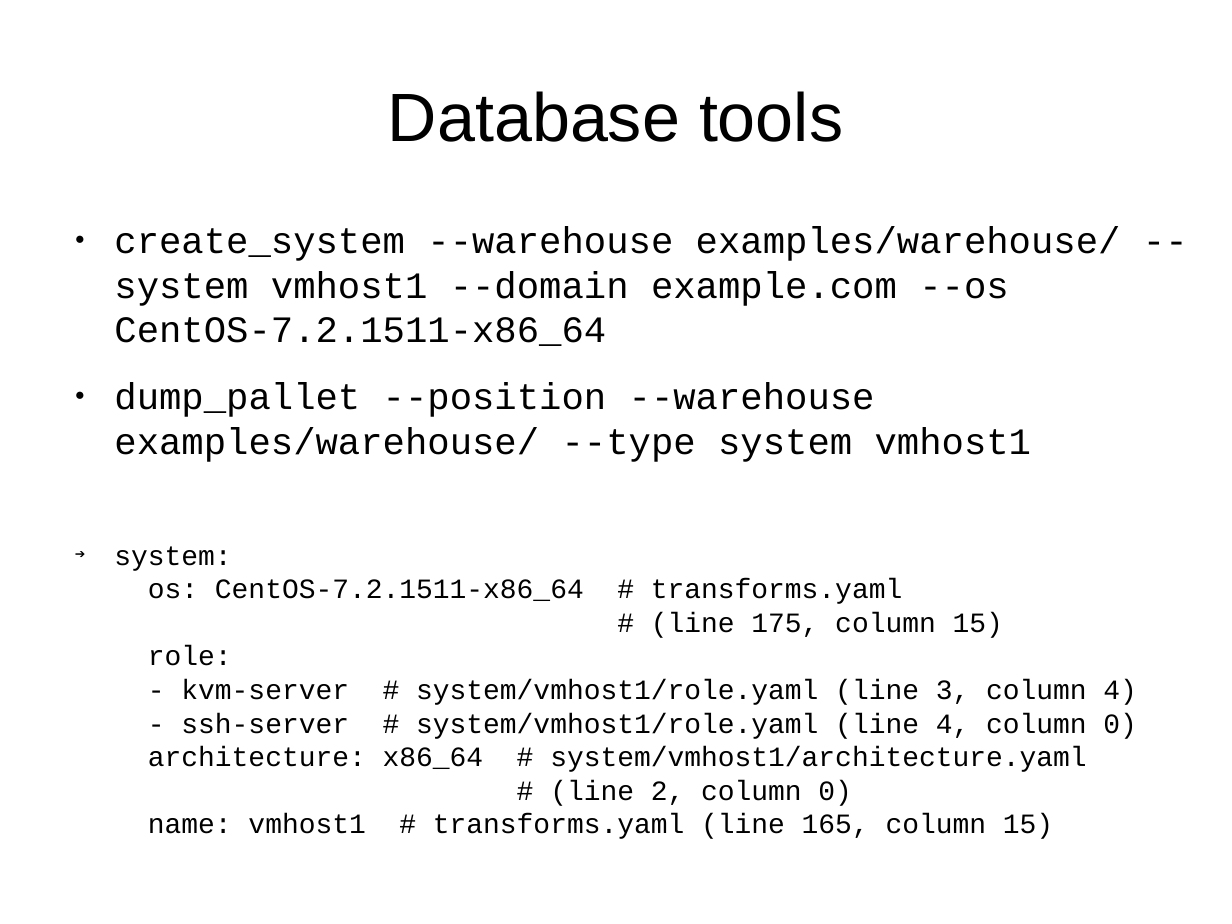
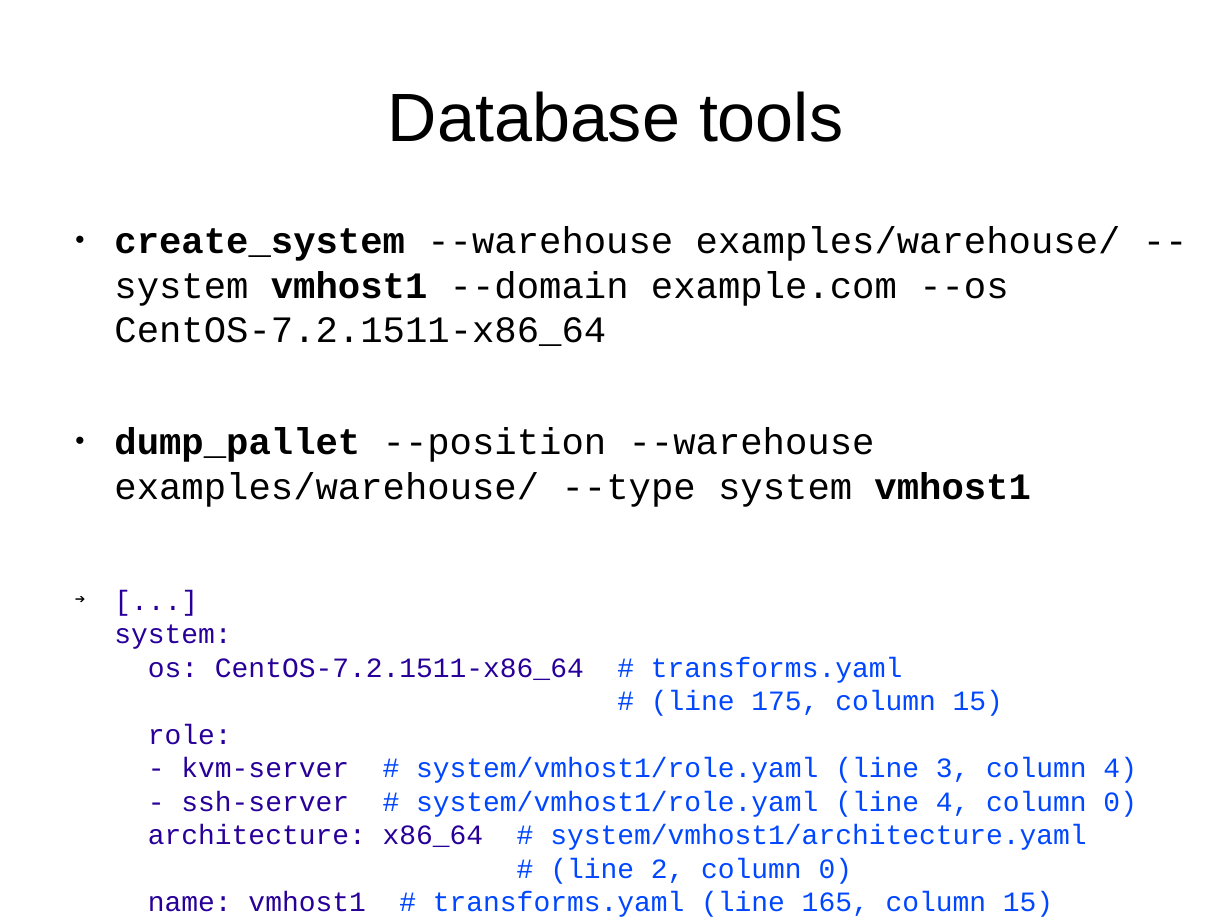
Before and after one commit to saab-simc-admin/palletjack, a slide deck: slide 6 of lca2017-presentation.odp (slide 5 before the commit). Drawn at 1232x924 pixels with LibreOffice and Linux fonts; fonts in the diff are those of the drawing. Boxes give left, top, right and bottom in pixels: in the first picture for what was removed or moved away, otherwise in the second. Text is boxed around its words. In the diff, an @@ line names an element or a change of style, - is before the commit and + after.

```diff
--- a/lca2017-presentation.odp
+++ b/lca2017-presentation.odp
@@ text at [114, 226, 1121, 507]: bold on in "create_system vmhost1", "dump_pallet vmhost1" @@
@@ text at [114, 624, 1137, 917]: text changed; text colour #000000 to #0047FF @@
-➔ system:
-  os: CentOS-7.2.1511-x86_64 # transforms.yaml
-  # (line 175, column 15)
-  role:
-  - kvm-server # system/vmhost1/role.yaml (line 3, column 4)
-  - ssh-server # system/vmhost1/role.yaml (line 4, column 0)
-  architecture: x86_64 # system/vmhost1/architecture.yaml
-  # (line 2, column 0)
-  name: vmhost1 # transforms.yaml (line 165, column 15)
+➔ [...]
+  system:
+  os: CentOS-7.2.1511-x86_64 # transforms.yaml
+  # (line 175, column 15)
+  role:
+  - kvm-server # system/vmhost1/role.yaml (line 3, column 4)
+  - ssh-server # system/vmhost1/role.yaml (line 4, column 0)
+  architecture: x86_64 # system/vmhost1/architecture.yaml
+  # (line 2, column 0)
+  name: vmhost1 # transforms.yaml (line 165, column 15)
+  [...]
```
Also in this commit, not shown: 6 other slides changed, 1 slide added.
